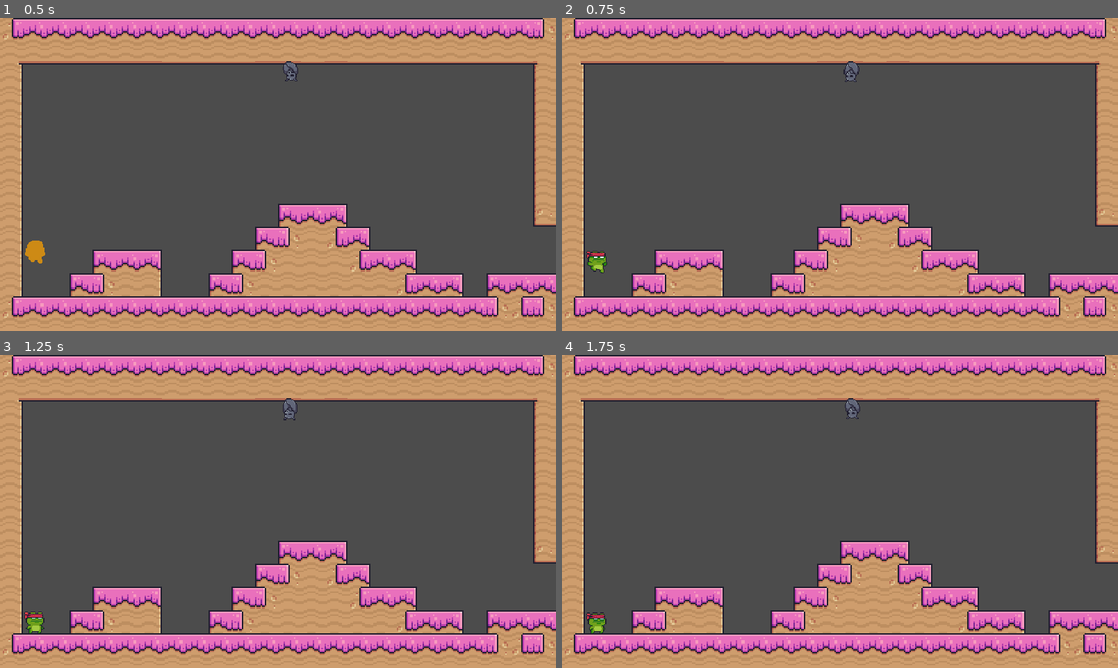
Above: before the commit, frames 1-4 (two rows, left to right).
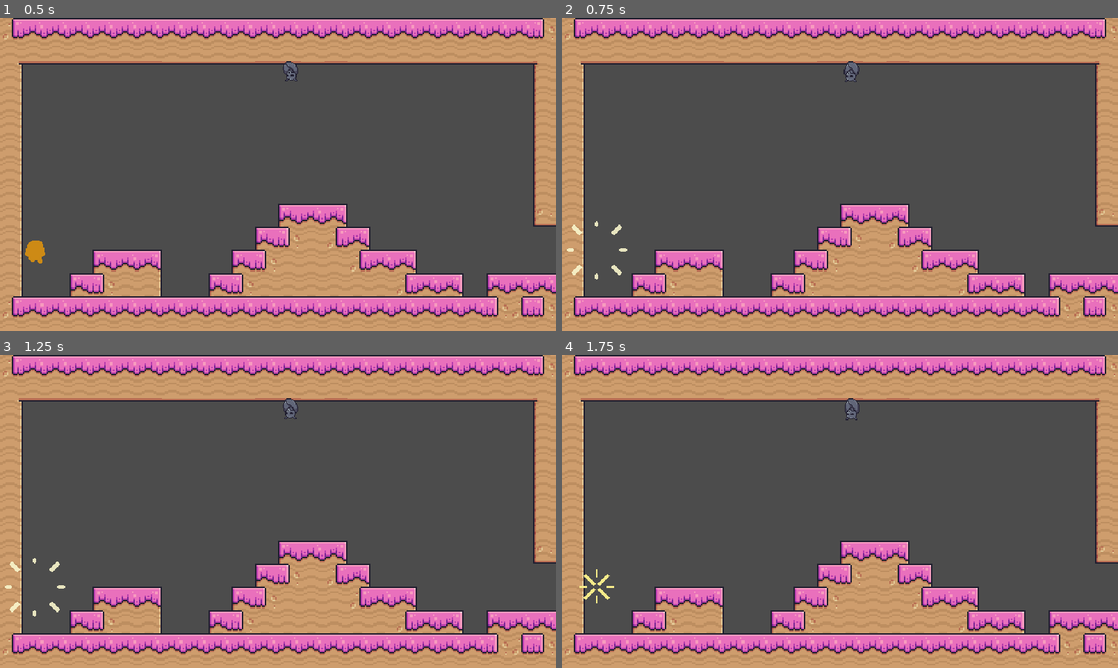
Above: after the commit, the same moments.

Repository: Arnpo18/joc-godot
Game: Godot game, scene res://joc plataformes/Escenes/joc_plataformes.tscn
Same seed, same stepped clock (60 frames per second), same inputs: the game is played once before the commit and once after it. The project has no main scene, so this scene is started directly.
Inputs:
- Up to frame 1 (0.5 s): no input
- Up to frame 2 (0.75 s): tap Enter (ui_accept) at 0.5, 0.6 s
- Up to frame 3 (1.25 s): tap I (salta_lluita2) at 0.77 s
- Up to frame 4 (1.75 s): tap Up (amunt2_pong) at 1.35 s; tap I (salta_lluita2) at 1.52 s; tap Enter (ui_accept) at 1.55 s

Frame 1 is identical in both runs. In frame 2, 0.4% of the frame differs, in the area x 0-12%, y 64-84%; in frame 3, 0.4%, in the area x 0-54%, y 15-89%; in frame 4, 0.4%.

Commit message:
Respawn fet
Ara els enemics maten i fan respawn ^_^

Diff:
--- a/JOC/Protagonista.gd
+++ b/JOC/Protagonista.gd
@@ -51,8 +51,8 @@
 		anima(velocitat)
 		zona()
 
-#	if Input.is_action_just_pressed("ui_accept"):
-#		mal()
+	if Input.is_action_just_pressed("ui_accept"):
+		mal()
 
 func anima(velocitat):
 	if velocitat == Vector2.ZERO:
@@ -83,15 +83,9 @@
 
 
 func _on_Mort_body_entered(body):
-	print('ha entrat')
-	print(body.collision_layer)
-#	if body.has_method('matar'):
-#		print('Holiwi')
-#		mal()
 	if body.collision_layer == 2:
 		mal()
 
 
-
 func _on_AnimacioFinal_timeout():
 	$"/root/Global_Plataformes".respawn = true
--- a/JOC/joc plataformes/Escenes/Bat.tscn
+++ b/JOC/joc plataformes/Escenes/Bat.tscn
@@ -8,182 +8,182 @@
 [ext_resource path="res://joc plataformes/Scripts/Bat.gd" type="Script" id=6]
 
 [sub_resource type="AtlasTexture" id=1]
-atlas = ExtResource( 1 )
+atlas = ExtResource( 4 )
 region = Rect2( 0, 0, 46, 30 )
 
 [sub_resource type="AtlasTexture" id=2]
-atlas = ExtResource( 1 )
+atlas = ExtResource( 4 )
 region = Rect2( 46, 0, 46, 30 )
 
 [sub_resource type="AtlasTexture" id=3]
-atlas = ExtResource( 1 )
+atlas = ExtResource( 4 )
 region = Rect2( 92, 0, 46, 30 )
 
 [sub_resource type="AtlasTexture" id=4]
-atlas = ExtResource( 1 )
+atlas = ExtResource( 4 )
 region = Rect2( 138, 0, 46, 30 )
 
 [sub_resource type="AtlasTexture" id=5]
-atlas = ExtResource( 1 )
+atlas = ExtResource( 4 )
 region = Rect2( 184, 0, 46, 30 )
 
 [sub_resource type="AtlasTexture" id=6]
-atlas = ExtResource( 5 )
-region = Rect2( 0, 0, 46, 30 )
+atlas = ExtResource( 4 )
+region = Rect2( 230, 0, 46, 30 )
 
 [sub_resource type="AtlasTexture" id=7]
-atlas = ExtResource( 5 )
-region = Rect2( 46, 0, 46, 30 )
+atlas = ExtResource( 4 )
+region = Rect2( 276, 0, 46, 30 )
 
 [sub_resource type="AtlasTexture" id=8]
-atlas = ExtResource( 5 )
-region = Rect2( 92, 0, 46, 30 )
+atlas = ExtResource( 4 )
+region = Rect2( 322, 0, 46, 30 )
 
 [sub_resource type="AtlasTexture" id=9]
-atlas = ExtResource( 5 )
-region = Rect2( 138, 0, 46, 30 )
+atlas = ExtResource( 4 )
+region = Rect2( 368, 0, 46, 30 )
 
 [sub_resource type="AtlasTexture" id=10]
-atlas = ExtResource( 5 )
-region = Rect2( 184, 0, 46, 30 )
+atlas = ExtResource( 4 )
+region = Rect2( 414, 0, 46, 30 )
 
 [sub_resource type="AtlasTexture" id=11]
-atlas = ExtResource( 5 )
-region = Rect2( 230, 0, 46, 30 )
+atlas = ExtResource( 4 )
+region = Rect2( 460, 0, 46, 30 )
 
 [sub_resource type="AtlasTexture" id=12]
-atlas = ExtResource( 5 )
-region = Rect2( 276, 0, 46, 30 )
+atlas = ExtResource( 4 )
+region = Rect2( 506, 0, 46, 30 )
 
 [sub_resource type="AtlasTexture" id=13]
-atlas = ExtResource( 2 )
+atlas = ExtResource( 1 )
 region = Rect2( 0, 0, 46, 30 )
 
 [sub_resource type="AtlasTexture" id=14]
-atlas = ExtResource( 2 )
+atlas = ExtResource( 1 )
 region = Rect2( 46, 0, 46, 30 )
 
 [sub_resource type="AtlasTexture" id=15]
-atlas = ExtResource( 2 )
+atlas = ExtResource( 1 )
 region = Rect2( 92, 0, 46, 30 )
 
 [sub_resource type="AtlasTexture" id=16]
-atlas = ExtResource( 2 )
+atlas = ExtResource( 1 )
 region = Rect2( 138, 0, 46, 30 )
 
 [sub_resource type="AtlasTexture" id=17]
-atlas = ExtResource( 2 )
+atlas = ExtResource( 1 )
 region = Rect2( 184, 0, 46, 30 )
 
 [sub_resource type="AtlasTexture" id=18]
-atlas = ExtResource( 2 )
-region = Rect2( 230, 0, 46, 30 )
+atlas = ExtResource( 5 )
+region = Rect2( 0, 0, 46, 30 )
 
 [sub_resource type="AtlasTexture" id=19]
-atlas = ExtResource( 2 )
-region = Rect2( 276, 0, 46, 30 )
+atlas = ExtResource( 5 )
+region = Rect2( 46, 0, 46, 30 )
 
 [sub_resource type="AtlasTexture" id=20]
-atlas = ExtResource( 3 )
-region = Rect2( 0, 0, 46, 30 )
+atlas = ExtResource( 5 )
+region = Rect2( 92, 0, 46, 30 )
 
 [sub_resource type="AtlasTexture" id=21]
-atlas = ExtResource( 3 )
-region = Rect2( 46, 0, 46, 30 )
+atlas = ExtResource( 5 )
+region = Rect2( 138, 0, 46, 30 )
 
 [sub_resource type="AtlasTexture" id=22]
-atlas = ExtResource( 3 )
-region = Rect2( 92, 0, 46, 30 )
+atlas = ExtResource( 5 )
+region = Rect2( 184, 0, 46, 30 )
 
 [sub_resource type="AtlasTexture" id=23]
-atlas = ExtResource( 3 )
-region = Rect2( 138, 0, 46, 30 )
+atlas = ExtResource( 5 )
+region = Rect2( 230, 0, 46, 30 )
 
 [sub_resource type="AtlasTexture" id=24]
-atlas = ExtResource( 3 )
-region = Rect2( 184, 0, 46, 30 )
+atlas = ExtResource( 5 )
+region = Rect2( 276, 0, 46, 30 )
 
 [sub_resource type="AtlasTexture" id=25]
 atlas = ExtResource( 3 )
-region = Rect2( 230, 0, 46, 30 )
+region = Rect2( 0, 0, 46, 30 )
 
 [sub_resource type="AtlasTexture" id=26]
 atlas = ExtResource( 3 )
-region = Rect2( 276, 0, 46, 30 )
+region = Rect2( 46, 0, 46, 30 )
 
 [sub_resource type="AtlasTexture" id=27]
-atlas = ExtResource( 4 )
-region = Rect2( 0, 0, 46, 30 )
+atlas = ExtResource( 3 )
+region = Rect2( 92, 0, 46, 30 )
 
 [sub_resource type="AtlasTexture" id=28]
-atlas = ExtResource( 4 )
-region = Rect2( 46, 0, 46, 30 )
+atlas = ExtResource( 3 )
+region = Rect2( 138, 0, 46, 30 )
 
 [sub_resource type="AtlasTexture" id=29]
-atlas = ExtResource( 4 )
-region = Rect2( 92, 0, 46, 30 )
+atlas = ExtResource( 3 )
+region = Rect2( 184, 0, 46, 30 )
 
 [sub_resource type="AtlasTexture" id=30]
-atlas = ExtResource( 4 )
-region = Rect2( 138, 0, 46, 30 )
+atlas = ExtResource( 3 )
+region = Rect2( 230, 0, 46, 30 )
 
 [sub_resource type="AtlasTexture" id=31]
-atlas = ExtResource( 4 )
-region = Rect2( 184, 0, 46, 30 )
+atlas = ExtResource( 3 )
+region = Rect2( 276, 0, 46, 30 )
 
 [sub_resource type="AtlasTexture" id=32]
-atlas = ExtResource( 4 )
-region = Rect2( 230, 0, 46, 30 )
+atlas = ExtResource( 2 )
+region = Rect2( 0, 0, 46, 30 )
 
 [sub_resource type="AtlasTexture" id=33]
-atlas = ExtResource( 4 )
-region = Rect2( 276, 0, 46, 30 )
+atlas = ExtResource( 2 )
+region = Rect2( 46, 0, 46, 30 )
 
 [sub_resource type="AtlasTexture" id=34]
-atlas = ExtResource( 4 )
-region = Rect2( 322, 0, 46, 30 )
+atlas = ExtResource( 2 )
+region = Rect2( 92, 0, 46, 30 )
 
 [sub_resource type="AtlasTexture" id=35]
-atlas = ExtResource( 4 )
-region = Rect2( 368, 0, 46, 30 )
+atlas = ExtResource( 2 )
+region = Rect2( 138, 0, 46, 30 )
 
 [sub_resource type="AtlasTexture" id=36]
-atlas = ExtResource( 4 )
-region = Rect2( 414, 0, 46, 30 )
+atlas = ExtResource( 2 )
+region = Rect2( 184, 0, 46, 30 )
 
 [sub_resource type="AtlasTexture" id=37]
-atlas = ExtResource( 4 )
-region = Rect2( 460, 0, 46, 30 )
+atlas = ExtResource( 2 )
+region = Rect2( 230, 0, 46, 30 )
 
 [sub_resource type="AtlasTexture" id=38]
-atlas = ExtResource( 4 )
-region = Rect2( 506, 0, 46, 30 )
+atlas = ExtResource( 2 )
+region = Rect2( 276, 0, 46, 30 )
 
 [sub_resource type="SpriteFrames" id=39]
 animations = [ {
-"frames": [ SubResource( 1 ), SubResource( 2 ), SubResource( 3 ), SubResource( 4 ), SubResource( 5 ) ],
+"frames": [ SubResource( 1 ), SubResource( 2 ), SubResource( 3 ), SubResource( 4 ), SubResource( 5 ), SubResource( 6 ), SubResource( 7 ), SubResource( 8 ), SubResource( 9 ), SubResource( 10 ), SubResource( 11 ), SubResource( 12 ) ],
+"loop": true,
+"name": "Idle",
+"speed": 10.0
+}, {
+"frames": [ SubResource( 13 ), SubResource( 14 ), SubResource( 15 ), SubResource( 16 ), SubResource( 17 ) ],
 "loop": false,
 "name": "Hit",
 "speed": 20.0
 }, {
-"frames": [ SubResource( 6 ), SubResource( 7 ), SubResource( 8 ), SubResource( 9 ), SubResource( 10 ), SubResource( 11 ), SubResource( 12 ) ],
+"frames": [ SubResource( 18 ), SubResource( 19 ), SubResource( 20 ), SubResource( 21 ), SubResource( 22 ), SubResource( 23 ), SubResource( 24 ) ],
 "loop": false,
 "name": "Desenganchar",
 "speed": 10.0
 }, {
-"frames": [ SubResource( 13 ), SubResource( 14 ), SubResource( 15 ), SubResource( 16 ), SubResource( 17 ), SubResource( 18 ), SubResource( 19 ) ],
-"loop": false,
-"name": "Enganchar",
-"speed": 10.0
-}, {
-"frames": [ SubResource( 20 ), SubResource( 21 ), SubResource( 22 ), SubResource( 23 ), SubResource( 24 ), SubResource( 25 ), SubResource( 26 ) ],
+"frames": [ SubResource( 25 ), SubResource( 26 ), SubResource( 27 ), SubResource( 28 ), SubResource( 29 ), SubResource( 30 ), SubResource( 31 ) ],
 "loop": true,
 "name": "Volar",
 "speed": 20.0
 }, {
-"frames": [ SubResource( 27 ), SubResource( 28 ), SubResource( 29 ), SubResource( 30 ), SubResource( 31 ), SubResource( 32 ), SubResource( 33 ), SubResource( 34 ), SubResource( 35 ), SubResource( 36 ), SubResource( 37 ), SubResource( 38 ) ],
-"loop": true,
-"name": "Idle",
+"frames": [ SubResource( 32 ), SubResource( 33 ), SubResource( 34 ), SubResource( 35 ), SubResource( 36 ), SubResource( 37 ), SubResource( 38 ) ],
+"loop": false,
+"name": "Enganchar",
 "speed": 10.0
 } ]
 
@@ -214,6 +214,5 @@
 [node name="CollisionShape2D" type="CollisionShape2D" parent="Vision"]
 rotation = 1.5708
 shape = SubResource( 41 )
-[connection signal="animation_finished" from="AnimatedSprite" to="." method="_on_AnimatedSprite_animation_finished"]
 [connection signal="body_entered" from="Vision" to="." method="_on_Vision_body_entered"]
 [connection signal="body_exited" from="Vision" to="." method="_on_Vision_body_exited"]
--- a/JOC/joc plataformes/Escenes/joc_plataformes.tscn
+++ b/JOC/joc plataformes/Escenes/joc_plataformes.tscn
@@ -15,7 +15,6 @@
 
 [node name="Protagonista" parent="." instance=ExtResource( 3 )]
 position = Vector2( 120, 800 )
-collision_mask = 4
 
 [node name="Enemics" type="Node2D" parent="."]
 script = ExtResource( 4 )
--- a/JOC/joc plataformes/Scripts/Bat.gd
+++ b/JOC/joc plataformes/Scripts/Bat.gd
@@ -54,16 +54,13 @@
 
 func _on_Vision_body_entered(body):
 	if body.has_method('mal'):
-		print('he vist')
 		target = body
 
 func _on_Vision_body_exited(body):
 	if body.has_method('mal'):
 		target = target_no
 
-func matar():
-	pass
 
-func _on_AnimatedSprite_animation_finished():
-	if $AnimatedSprite.animation == 'Engachar':
-		pass
+#func _on_AnimatedSprite_animation_finished():
+#	if $AnimatedSprite.animation == 'Engachar':
+#		pass
--- a/JOC/joc plataformes/Scripts/Enemics.gd
+++ b/JOC/joc plataformes/Scripts/Enemics.gd
@@ -9,8 +9,10 @@
 func _process(delta):
 	if $"/root/Global_Plataformes".Enemics_Zona1 == true:
 		for child in get_children():
-			child.queue_free()
+			remove_child(child)
+
 		add_child(Bat.instance())
+
 		$Bat.position = Vector2(1000, 191)
 
 		$"/root/Global_Plataformes".Enemics_Zona1 = false
@@ -18,7 +20,7 @@
 
 	if $"/root/Global_Plataformes".Enemics_Zona2 == true:
 		for child in get_children():
-			child.queue_free()
+			remove_child(child)
 		add_child(AngryPig.instance())
 		$AngryPig.position = Vector2(3232, 919)
 
@@ -27,7 +29,8 @@
 
 	if $"/root/Global_Plataformes".Enemics_Zona3 == true:
 		for child in get_children():
-			child.queue_free()
+			remove_child(child)
+
 		add_child(Bat.instance())
 		$Bat.position = Vector2(1000 + 1920*2, 191)
 
--- a/JOC/joc plataformes/Scripts/joc_plataformes.gd
+++ b/JOC/joc plataformes/Scripts/joc_plataformes.gd
@@ -8,8 +8,21 @@
 
 func _process(delta):
 	if $"/root/Global_Plataformes".respawn == true:
+
 		remove_child($Protagonista)
 
 		add_child(Protagonista.instance())
 		$Protagonista.position = Vector2(120+1920*($"/root/Global_Plataformes".mapa-1), 800)
+
+		if $Protagonista.position.x == 120:
+			$"/root/Global_Plataformes".Enemics_Zona1 = true
+		elif $Protagonista.position.x == 120 + 1920:
+			$"/root/Global_Plataformes".Enemics_Zona2 = true
+		elif $Protagonista.position.x == 120 + 1920*2:
+			$"/root/Global_Plataformes".Enemics_Zona3 = true
+		elif $Protagonista.position.x == 120 + 1920*3:
+			$"/root/Global_Plataformes".Enemics_Zona4 = true
+		elif $Protagonista.position.x == 120 + 1920*4:
+			$"/root/Global_Plataformes".Enemics_Zona5 = true
+
 		$"/root/Global_Plataformes".respawn = false
